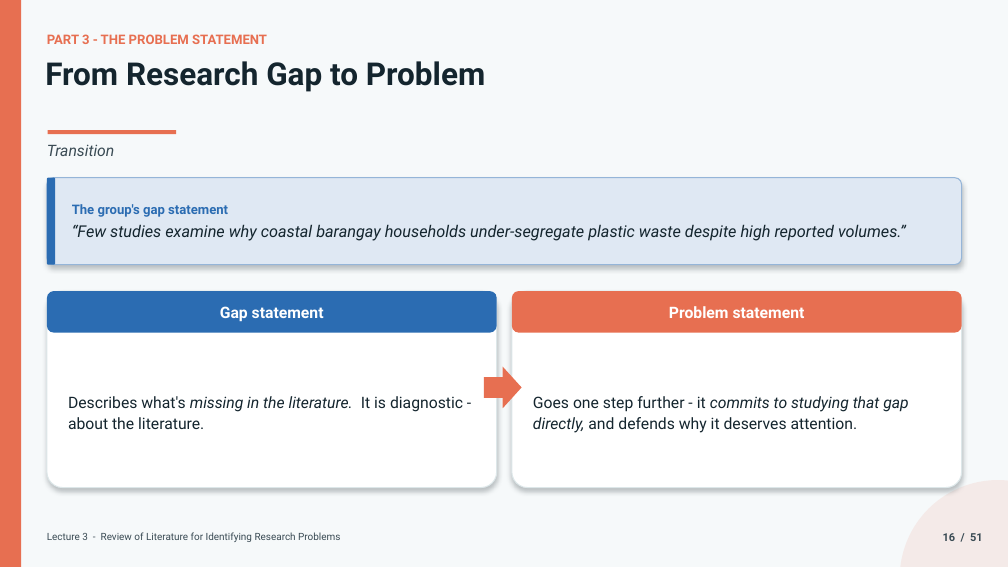
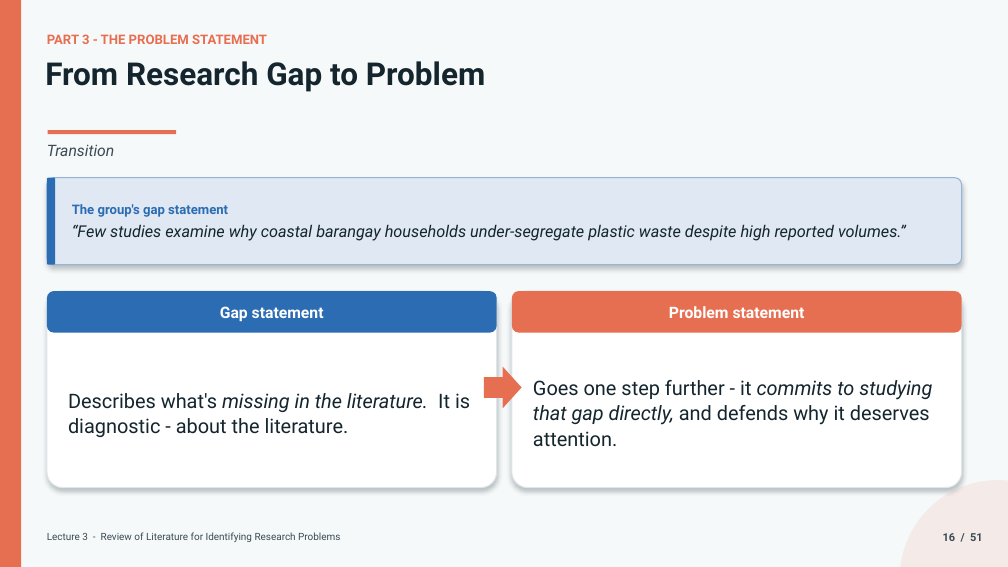
Before and after one commit to lestojas/physics, a slide deck: slide 17 of Lecture3-Review-of-Literature-Competencies11-16.pptx (slide 16 before the commit). Drawn at 1008x567 pixels with LibreOffice and Linux fonts; fonts in the diff are those of the drawing. Boxes give left, top, right and bottom in pixels: in the first picture for what was removed or moved away, otherwise in the second. Text is boxed around its words. In the diff, an @@ line names an element or a change of style, - is before the commit and + after.

```diff
--- a/Lecture3-Review-of-Literature-Competencies11-16.pptx
+++ b/Lecture3-Review-of-Literature-Competencies11-16.pptx
@@ text "Describes what's missing in the ..." at (x1=68, y1=393, x2=470, y2=437): size 15 to 19 pt; line spacing 1.1 to 1.08 @@
@@ text "Goes one step further - ..." at (x1=533, y1=380, x2=932, y2=447): size 15 to 19 pt; line spacing 1.1 to 1.08 @@
```
Also in this commit, not shown: 9 other slides changed, 1 slide added, 1 other file.
